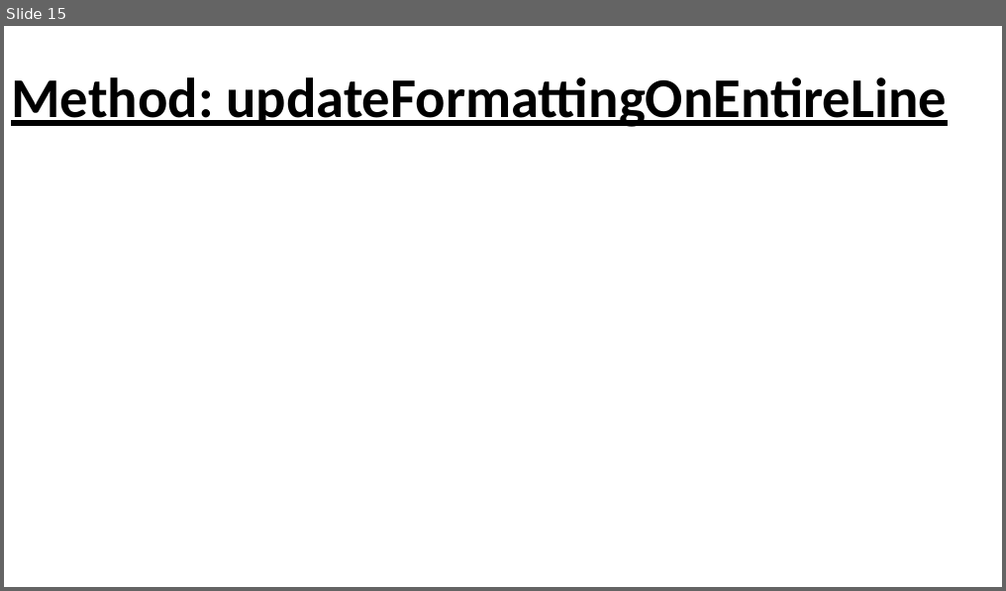
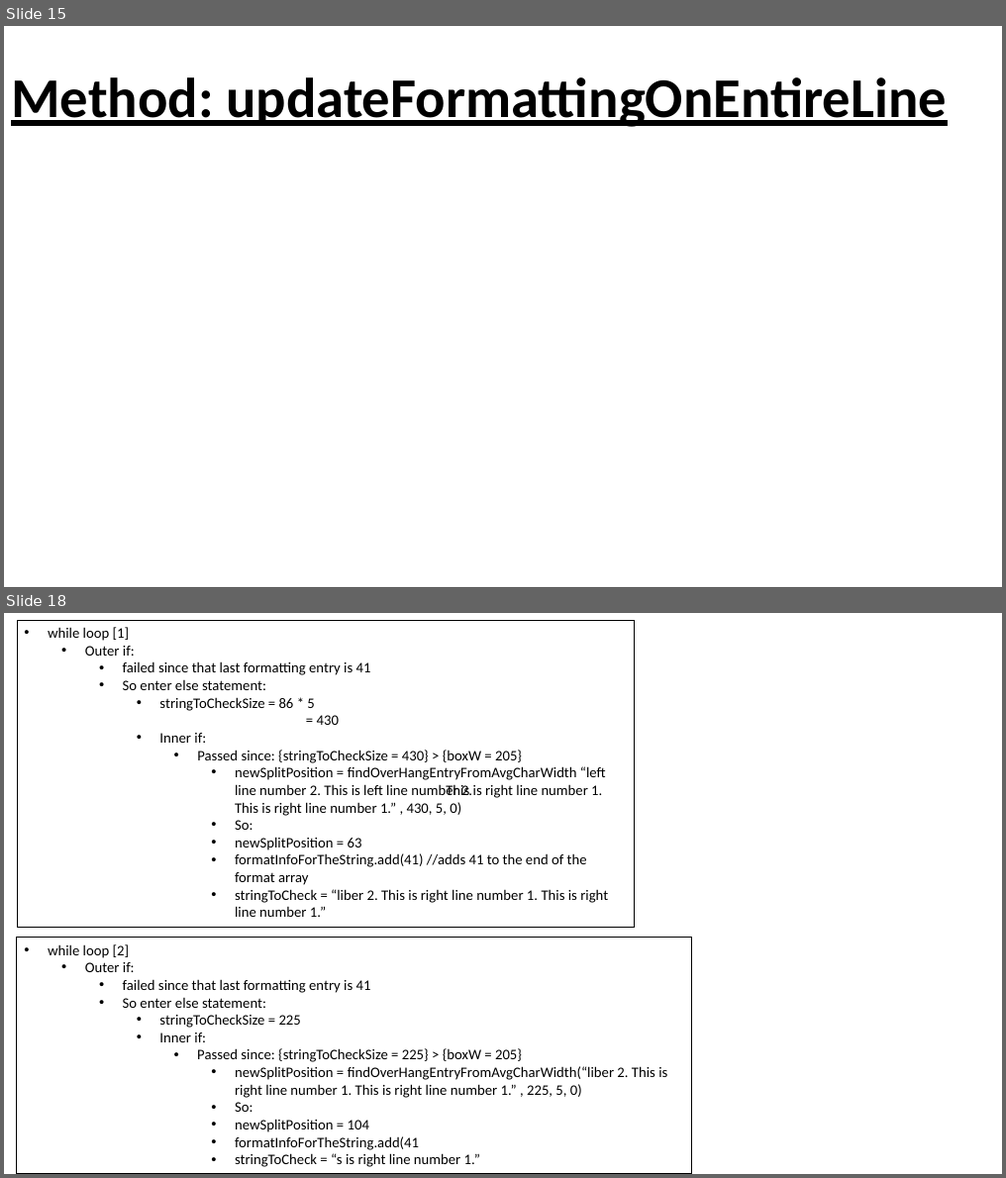
Before and after one commit to L-Holmes/PowerPoint-Quiz-Generator, a slide deck: textbox guide.pptx. Shown one above the other, each under a label of ours: slide 15 before the commit, slides 15 and 18 after it; the slides between them are not shown. The pictures are 1006x591 and 1006x1178 pixels, drawn with LibreOffice and Linux fonts; fonts in the diff are those of the drawing. Boxes give left, top, right and bottom in pixels: in the first picture for what was removed or moved away, otherwise in the second. Text is boxed around its words. In the diff, an @@ line names an element or a change of style, - is before the commit and + after.

Commit message:
checked the updateFormattingOnEntireLine method and modified it to account for the point where the left text meets the right text. Also created new method (findOverHangFromAvgCharWidth) to provide a more efficient method of finding the position of the overhang within the text

```diff
--- a/textbox guide.pptx
+++ b/textbox guide.pptx
@@ slide 18 added at bbox=[4, 613, 1002, 1174], background #FFFFFF @@
@@ rectangle added at bbox=[17, 620, 635, 928], outline #000000 0.75 pt, 14 pt, text #000000 @@
+• while loop [1]
+  • Outer if:
+    • failed since that last formatting entry is 41
+    • So enter else statement:
+      • stringToCheckSize = 86 * 5
+      = 430
+      • Inner if:
+        • Passed since: {stringToCheckSize = 430} > {boxW = 205}
+          • newSplitPosition = findOverHangEntryFromAvgCharWidth “left line number 2. This is left line number 2. This is right line number 1. This is right line number 1.” , 430, 5, 0)
+          • So:
+          • newSplitPosition = 63
+          • formatInfoForTheString.add(41) //adds 41 to the end of the format array
+          • stringToCheck = “liber 2. This is right line number 1. This is right line number 1.”
@@ rectangle added at bbox=[17, 937, 692, 1173], outline #000000 0.75 pt, 14 pt, text #000000 @@
+• while loop [2]
+  • Outer if:
+    • failed since that last formatting entry is 41
+    • So enter else statement:
+      • stringToCheckSize = 225
+      • Inner if:
+        • Passed since: {stringToCheckSize = 225} > {boxW = 205}
+          • newSplitPosition = findOverHangEntryFromAvgCharWidth(“liber 2. This is right line number 1. This is right line number 1.” , 225, 5, 0)
+          • So:
+          • newSplitPosition = 104
+          • formatInfoForTheString.add(41
+          • stringToCheck = “s is right line number 1.”
```
Also in this commit, not shown: 2 slides changed, 5 other slides added, 1 other file.
